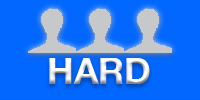
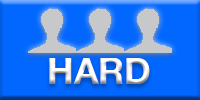
Revision of a layered w=200, h=100 image; what changed, layer by layer:
pixels changed over [0, 0, 200, 100] (layer not identified)
